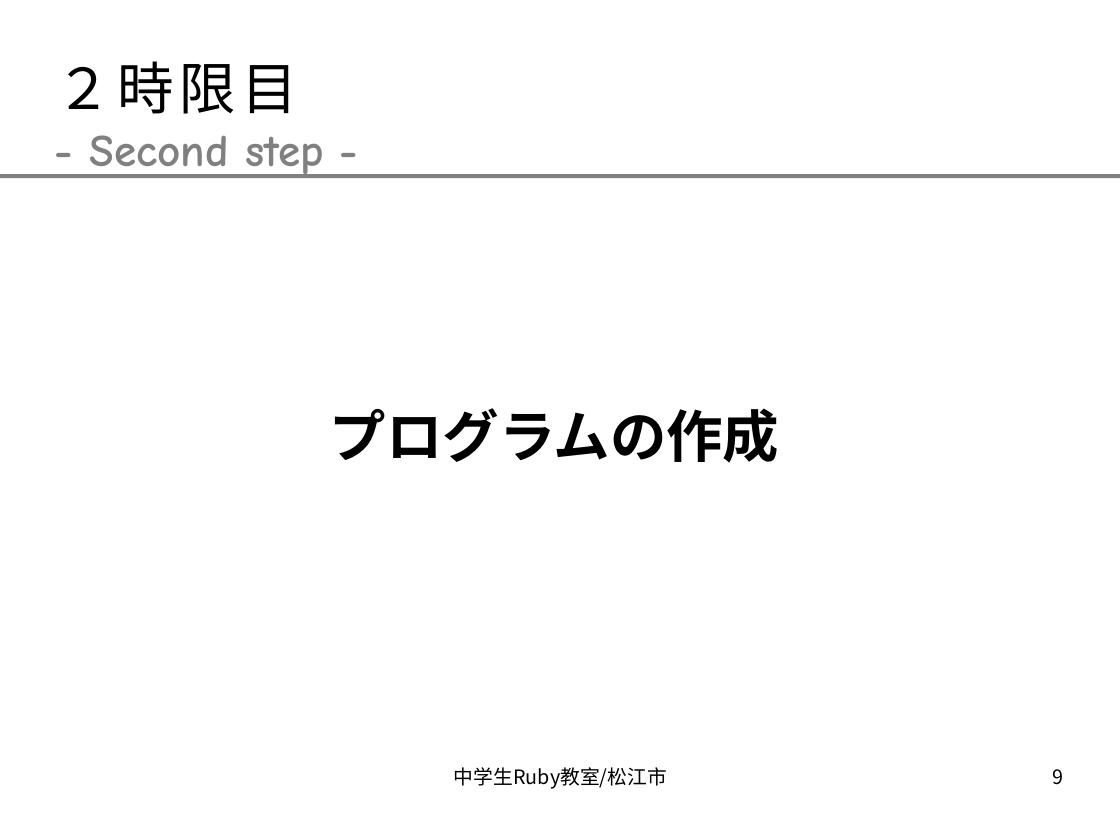
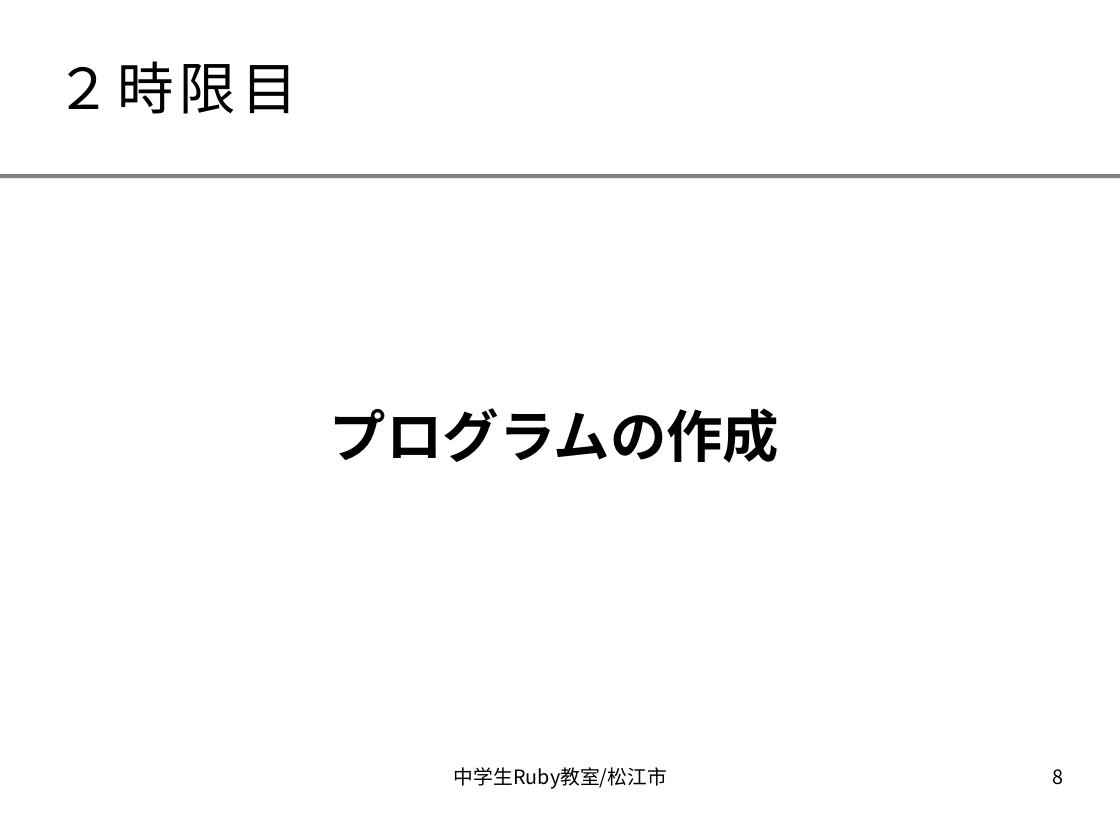
Before and after one commit to smalruby/ruby-school-mjh, a slide deck: slide 8 of mac/doc/text.odp (slide 9 before the commit). Drawn at 1120x840 pixels with LibreOffice and Linux fonts; fonts in the diff are those of the drawing; background and template pictures are left out. Boxes give left, top, right and bottom in pixels: in the first picture for what was removed or moved away, otherwise in the second. Text is boxed around its words. In the diff, an @@ line names an element or a change of style, - is before the commit and + after.

```diff
--- a/mac/doc/text.odp
+++ b/mac/doc/text.odp
@@ text removed at bbox=[90, 135, 324, 178] @@
-- Second step -
@@ page number at bbox=[1053, 769, 1064, 785]: text changed @@
-9
+8
```
Also in this commit, not shown: 9 other slides changed, 9 slides added, 4 slides removed.
